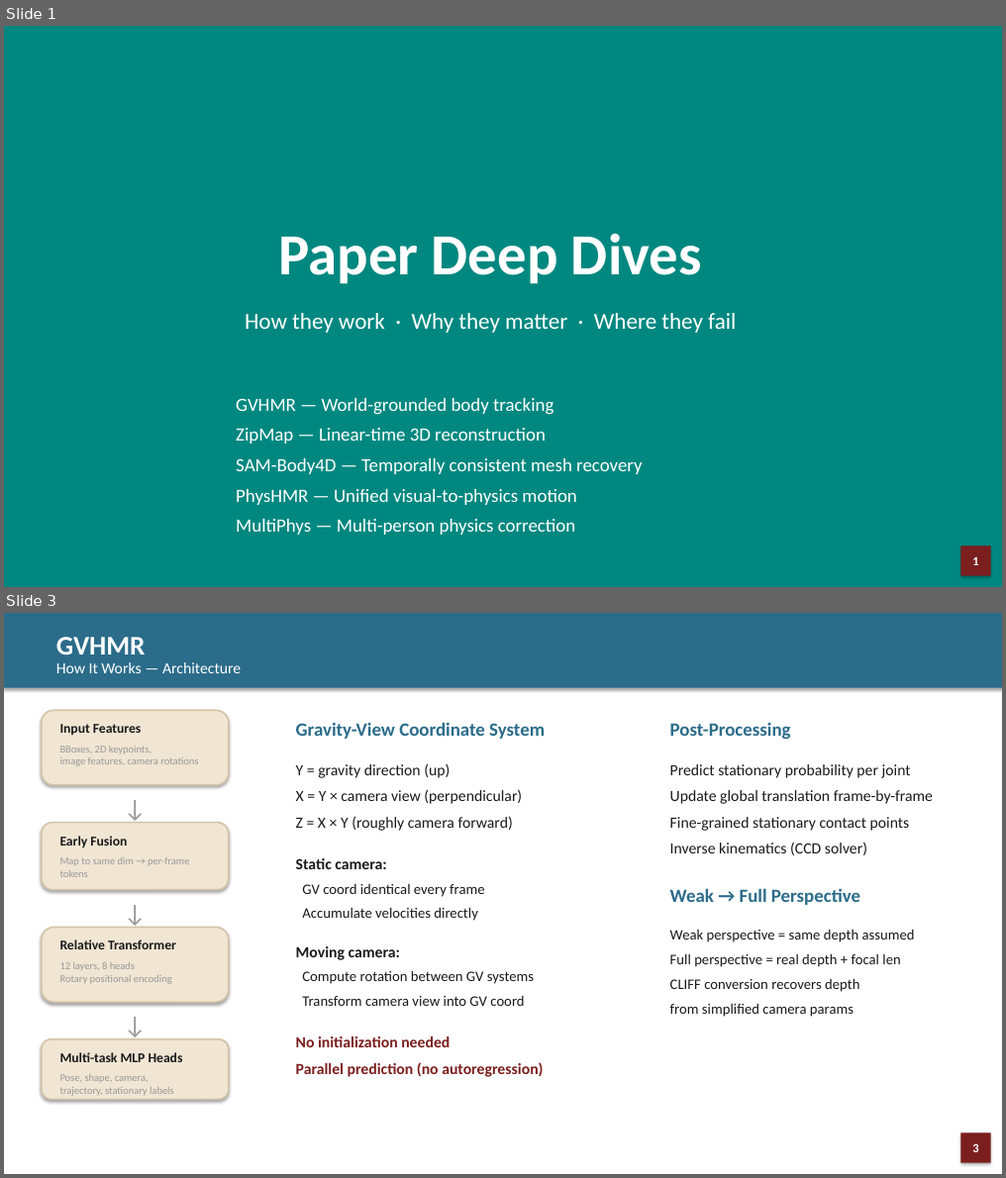
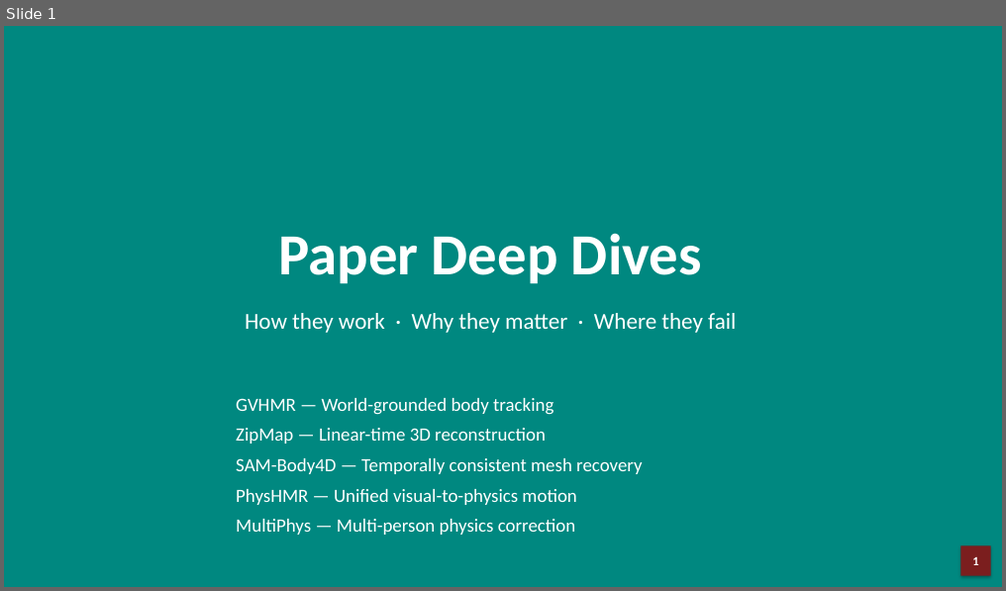
Before and after one commit to JCNTH/Pact3D, a slide deck: Paper_DeepDives.pptx. Shown one above the other, each under a label of ours: slides 1 and 3 before the commit, slide 1 after it; the slides between them are not shown. The pictures are 1006x1178 and 1006x591 pixels, drawn with LibreOffice and Linux fonts; fonts in the diff are those of the drawing. Boxes give left, top, right and bottom in pixels: in the first picture for what was removed or moved away, otherwise in the second. Text is boxed around its words. In the diff, an @@ line names an element or a change of style, - is before the commit and + after.

```diff
--- a/Paper_DeepDives.pptx
+++ b/Paper_DeepDives.pptx
@@ slide 3 removed at [4, 613, 1002, 1174], background #FFFFFF @@
@@ rectangle removed at [4, 613, 1002, 688] @@
@@ text removed at [56, 637, 146, 655] @@
-GVHMR
@@ text removed at [56, 663, 241, 673] @@
-How It Works — Architecture
@@ rounded rectangle removed at [42, 710, 229, 785] @@
@@ text removed at [60, 724, 141, 735] @@
-Input Features
@@ text removed at [296, 722, 545, 1077] @@
-Gravity-View Coordinate System
-Y = gravity direction (up)
-X = Y × camera view (perpendicular)
-Z = X × Y (roughly camera forward)
-Static camera:
-GV coord identical every frame
-Accumulate velocities directly
-Moving camera:
-Compute rotation between GV systems
-Transform camera view into GV coord
-No initialization needed
-Parallel prediction (no autoregression)
@@ text removed at [670, 723, 933, 1017] @@
-Post-Processing
-Predict stationary probability per joint
-Update global translation frame-by-frame
-Fine-grained stationary contact points
-Inverse kinematics (CCD solver)
-Weak → Full Perspective
-Weak perspective = same depth assumed
-Full perspective = real depth + focal len
-CLIFF conversion recovers depth
-from simplified camera params
@@ text removed at [60, 746, 198, 766] @@
-BBoxes, 2D keypoints,
-image features, camera rotations
@@ text removed at [116, 789, 153, 819] @@
-↓
@@ rounded rectangle removed at [42, 823, 229, 890] @@
@@ text removed at [60, 836, 127, 848] @@
-Early Fusion
@@ text removed at [60, 858, 189, 877] @@
-Map to same dim → per-frame tokens
@@ text removed at [116, 894, 153, 924] @@
-↓
@@ rounded rectangle removed at [42, 928, 229, 1002] @@
@@ text removed at [60, 940, 176, 950] @@
-Relative Transformer
@@ text removed at [60, 962, 172, 984] @@
-12 layers, 8 heads
-Rotary positional encoding
@@ text removed at [116, 1006, 153, 1036] @@
-↓
@@ rounded rectangle removed at [42, 1040, 229, 1100] @@
@@ text removed at [60, 1053, 183, 1062] @@
-Multi-task MLP Heads
@@ text removed at [60, 1074, 174, 1096] @@
-Pose, shape, camera,
-trajectory, stationary labels
@@ rectangle removed at [960, 1134, 991, 1163] @@
-3
```
Also in this commit, not shown: 10 slides changed, 11 slides added, 5 other slides removed, 1 other file.
